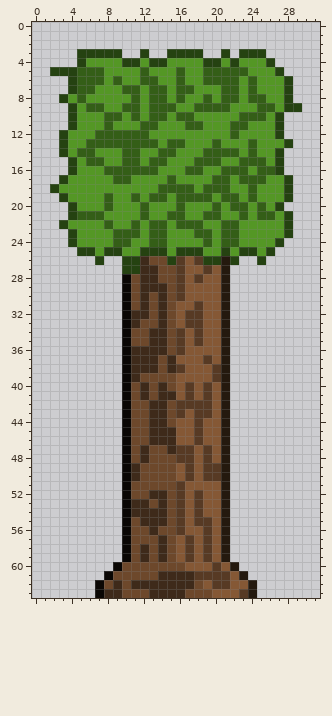
Two states of a pixel-art file, Textures/Game Developments/Building Blocks/Nature/Decorative Tree.ase. This is how it looked before the edit.
32x64 pixels, 1 frame.
New version:
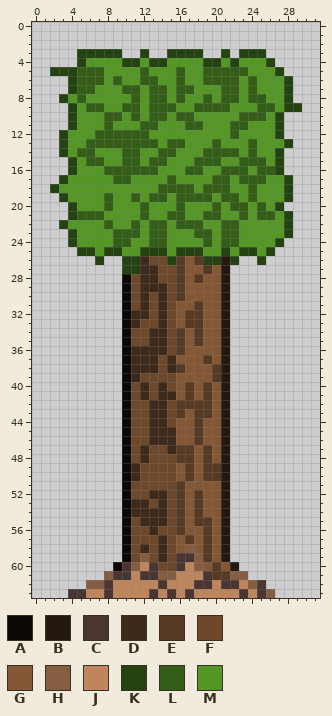
Palette (. is transparent): A #0a0704  B #24190e  C #493531  D #3e2a1a  E #573a24  F #6d482b  G #855835  H #855e41  J #bf855c  K #254211  L #345e17  M #549725
Diff:
{"y":58,"x":17,"old":"E","new":"H"}
{"y":59,"x":12,"old":"D","new":"H"}
{"y":59,"x":16,"old":"GEG","new":"CCH"}
{"y":60,"x":10,"old":"FFFF","new":"CHJC"}
{"y":60,"x":16,"old":"FGG","new":"CJH"}
{"y":61,"x":8,"old":"AFFFFFDDDDEE","new":"HCCJCCHHJJJC"}
{"y":61,"x":22,"old":"GB","new":"HH"}
{"y":62,"x":6,"old":".AFDFDDDDDDDFGEEGGB.","new":"HHCJJJJJCJJJCCJCCJHC"}
{"y":63,"x":4,"old":"...ADDFFFDDDDFFFGGGEB..","new":"CCJJCJJJJCJCJCJJJJJCJCH"}
{"label":"changed","picture_box":[68,544,275,598]}
